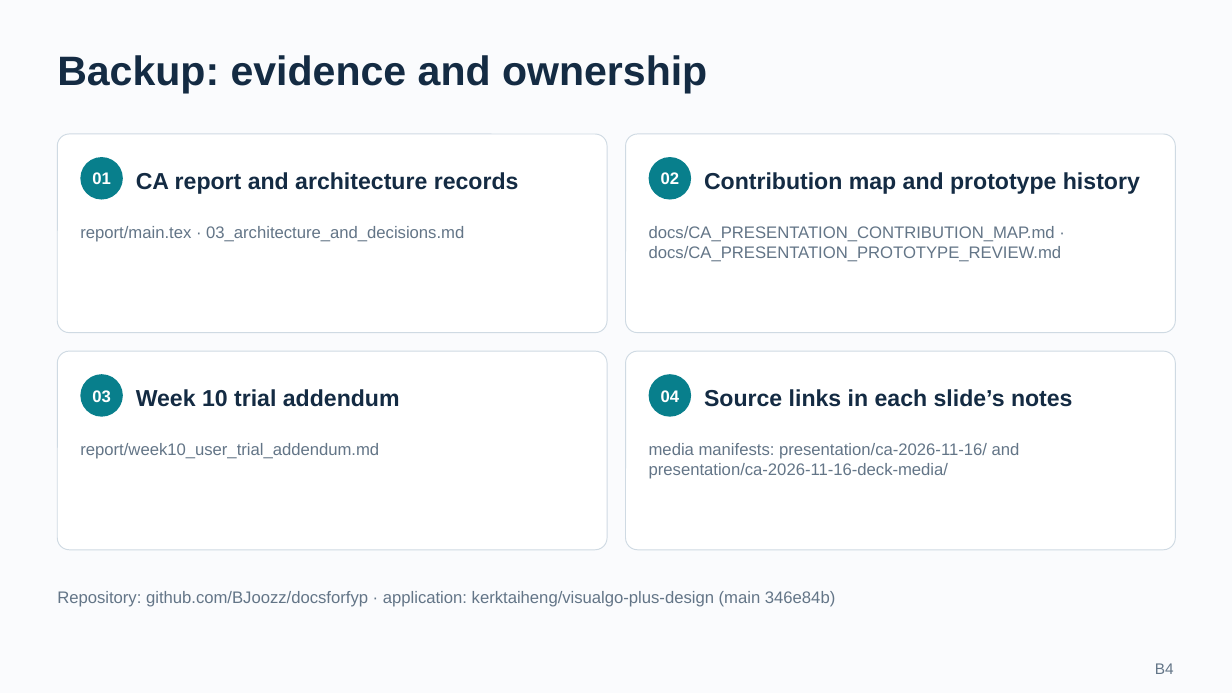
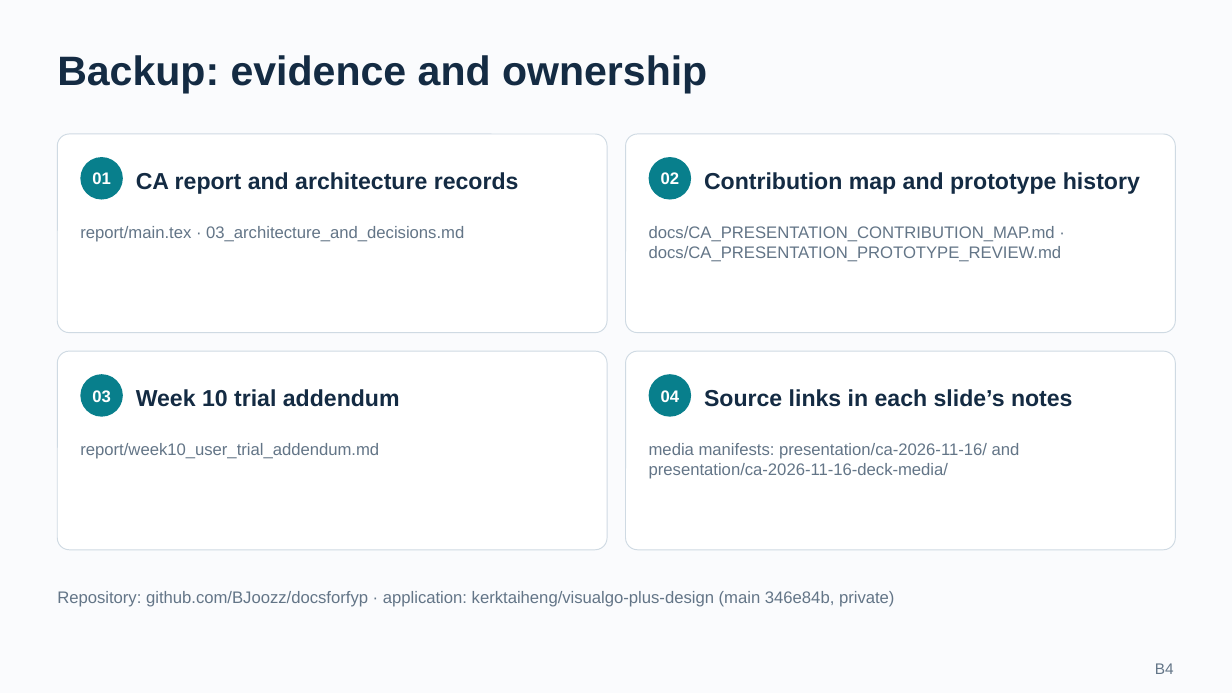
Before and after one commit to BJoozz/docsforfyp, a slide deck: slide 4 of presentation/VisuAlgo_CA_QA_Backup.pptx. Drawn at 1232x693 pixels with LibreOffice and Linux fonts; fonts in the diff are those of the drawing. Boxes give left, top, right and bottom in pixels: in the first picture for what was removed or moved away, otherwise in the second. Text is boxed around its words. In the diff, an @@ line names an element or a change of style, - is before the commit and + after.

```diff
--- a/presentation/VisuAlgo_CA_QA_Backup.pptx
+++ b/presentation/VisuAlgo_CA_QA_Backup.pptx
@@ text at (57, 591, 895, 607): text changed @@
-Repository: github.com/BJoozz/docsforfyp · application: kerktaiheng/visualgo-plus-design (main 346e84b)
+Repository: github.com/BJoozz/docsforfyp · application: kerktaiheng/visualgo-plus-design (main 346e84b, private)
```
Also in this commit, not shown: 2 other slides changed, 18 other files.
